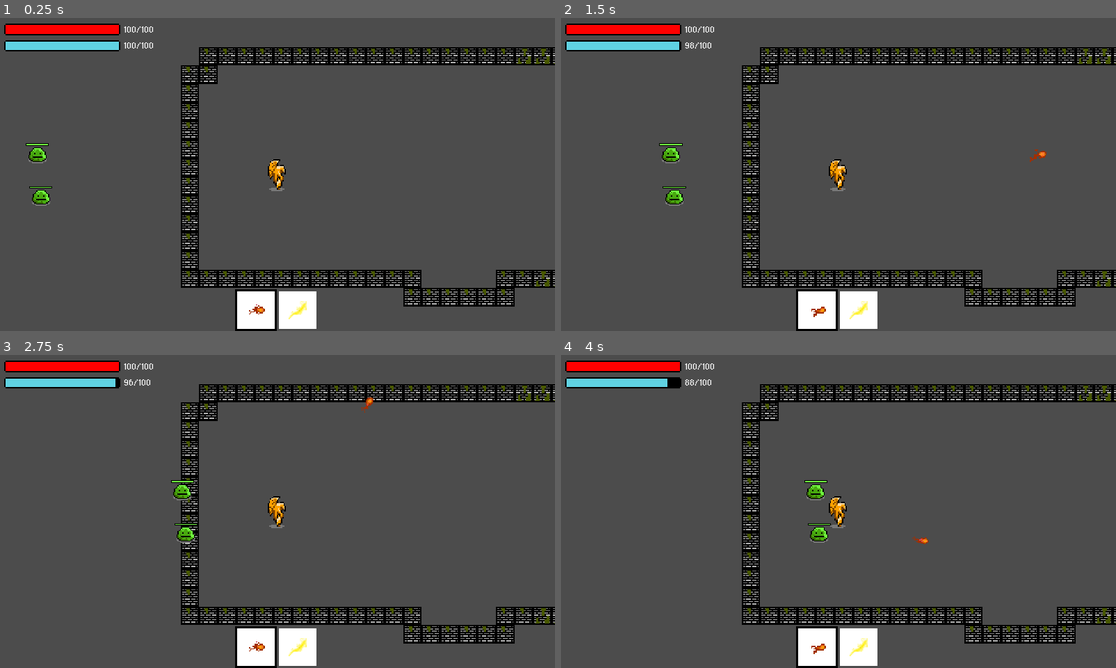
Above: before the commit, frames 1-4 (two rows, left to right).
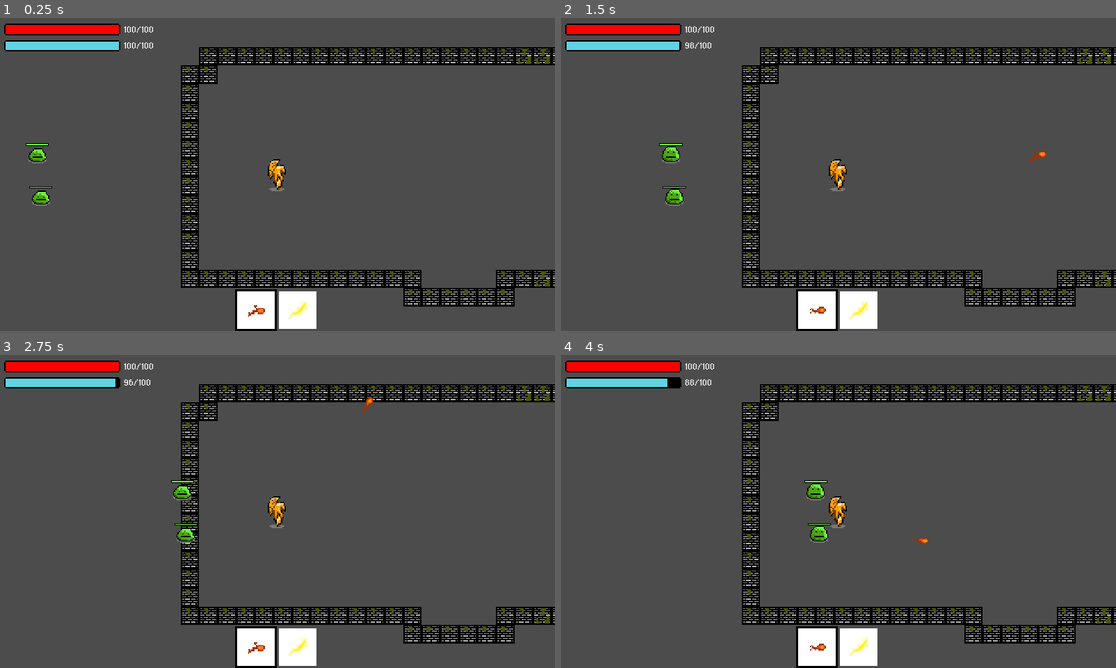
Above: after the commit, the same moments.

Repository: jonathanlin0/Theseus
Game: Godot game, scene res://Levels/Level2.tscn
Two runs of this game, one before a commit and one after it. Both use one fixed random seed, a clock stepped at 60 frames per second and the inputs below.
Inputs (mouse positions are in pixels of both pictures, inside the frame that each line leads up to):
- Up to frame 1 (0.25 s): no input
- Up to frame 2 (1.5 s): tap Enter (ui_accept) at 0.5, 0.77 s; move the mouse to (960, 158) at 0.52 s; hold Up (ui_up) 0.53-1.28 s; click (960, 158) at 0.6 s; move the mouse to (727, 190) at 1.27 s; tap Shift at 1.35 s
- Up to frame 3 (2.75 s): tap Enter (ui_accept) at 1.52 s; move the mouse to (333, 442) at 2.02 s; hold Up (ui_up) from 2.03 s (still down); click (333, 442) at 2.1 s
- Up to frame 4 (4 s): move the mouse to (810, 574) at 2.77 s; tap Shift at 2.85 s; click (810, 574) at 2.92 s; tap Enter (ui_accept) at 3.02, 3.77 s; move the mouse to (1005, 558) at 3.52 s; release Up (ui_up) at 3.53 s; click (1005, 558) at 3.6 s

The runs differ from the first frame. In frame 1, 0.1% of the frame differs, in the area x 5-48%, y 41-96%; in frame 2, less than 0.1%; in frame 3, 0.1%; in frame 4, less than 0.1%.

Commit message:
Added Damage Flashes

Diff:
--- a/Theseus/Characters/Player.gd
+++ b/Theseus/Characters/Player.gd
@@ -12,6 +12,7 @@
 # used so that the player can only damage an enemy once per swing
 var can_damage = true
 
+# if player is currently sprinting or not
 var sprint = false
 
 const FIREBALL = preload("res://Weapons/Fireball.tscn")
@@ -20,6 +21,9 @@
 var knockback = false
 var knockback_dir = "left"
 var kb_power
+
+# used to track changes in player health
+var previous_health = master_data.health
 
 func _input(event):
 
@@ -190,7 +194,20 @@
 				if enemy_name in obj.name:
 					obj.damage(master_data.sword_damage * master_data.melee_multiplier)
 
+	if master_data.health != previous_health:
+		flash()
+	previous_health = master_data.health
+
+
 	velocity = move_and_slide(velocity)
+
+func flash():
+	# good flash shader tutorial
+	# https://www.youtube.com/watch?v=ctevHwoRl24
+	$CharacterAnimatedSprite.material.set_shader_param("flash_modifier", 1)
+	$SwordAnimation.material.set_shader_param("flash_modifier", 1)
+	$flash_timer.start()
+
 
 func _knockback(var dir, var powa):
 	kb_power = powa
@@ -212,3 +229,8 @@
 
 func _on_knockback_timeout():
 	knockback = false
+
+
+func _on_flash_timer_timeout():
+	$CharacterAnimatedSprite.material.set_shader_param("flash_modifier", 0)
+	$SwordAnimation.material.set_shader_param("flash_modifier", 0)
--- a/Theseus/Characters/Player.tscn
+++ b/Theseus/Characters/Player.tscn
@@ -22,6 +22,13 @@
 [ext_resource path="res://Misc/Sprites/item_select.png" type="Texture" id=20]
 [ext_resource path="res://Weapons/Sprites/lighting.png" type="Texture" id=21]
 [ext_resource path="res://Weapons/Sprites/fireball.png" type="Texture" id=22]
+[ext_resource path="res://Shaders/flash.tres" type="Shader" id=23]
+
+[sub_resource type="ShaderMaterial" id=104]
+resource_local_to_scene = true
+shader = ExtResource( 23 )
+shader_param/flash_color = Color( 1, 1, 1, 1 )
+shader_param/flash_modifier = 0.0
 
 [sub_resource type="AtlasTexture" id=67]
 atlas = ExtResource( 13 )
@@ -149,6 +156,12 @@
 [sub_resource type="CapsuleShape2D" id=18]
 radius = 8.0
 height = 6.0
+
+[sub_resource type="ShaderMaterial" id=105]
+resource_local_to_scene = true
+shader = ExtResource( 23 )
+shader_param/flash_color = Color( 1, 1, 1, 1 )
+shader_param/flash_modifier = 0.0
 
 [sub_resource type="AtlasTexture" id=90]
 atlas = ExtResource( 12 )
@@ -270,8 +283,10 @@
 script = ExtResource( 5 )
 
 [node name="CharacterAnimatedSprite" type="AnimatedSprite" parent="."]
+material = SubResource( 104 )
 frames = SubResource( 17 )
 animation = "run_right"
+frame = 2
 playing = true
 
 [node name="MainCollisionBox" type="CollisionShape2D" parent="."]
@@ -284,11 +299,11 @@
 
 [node name="SwordAnimation" type="AnimatedSprite" parent="."]
 visible = false
+material = SubResource( 105 )
 position = Vector2( -0.500003, 1.19209e-06 )
 scale = Vector2( 0.697917, 0.708333 )
 frames = SubResource( 24 )
 animation = "down"
-frame = 2
 playing = true
 
 [node name="SwordSwingAreas" type="Position2D" parent="."]
@@ -402,7 +417,7 @@
 [node name="Fire_animation" type="AnimatedSprite" parent="Hotbar"]
 position = Vector2( 222, 252 )
 frames = SubResource( 101 )
-frame = 1
+frame = 2
 playing = true
 
 [node name="lightning_animation" type="AnimatedSprite" parent="Hotbar"]
@@ -429,6 +444,10 @@
 [node name="knockback" type="Timer" parent="."]
 wait_time = 0.5
 
+[node name="flash_timer" type="Timer" parent="."]
+wait_time = 0.15
+
 [connection signal="animation_finished" from="SwordAnimation" to="." method="_on_SwordAnimation_animation_finished"]
 [connection signal="timeout" from="ManaRecharge" to="." method="_on_ManaRecharge_timeout"]
 [connection signal="timeout" from="knockback" to="." method="_on_knockback_timeout"]
+[connection signal="timeout" from="flash_timer" to="." method="_on_flash_timer_timeout"]
--- a/Theseus/Enemies/Slime/Small_Slime.gd
+++ b/Theseus/Enemies/Slime/Small_Slime.gd
@@ -62,6 +62,11 @@
 	$knockback.start()
 	knockback = true
 	health -= dmg
+	flash()
+
+func flash():
+	$AnimatedSprite.material.set_shader_param("flash_modifier", 1)
+	$flash_timer.start()
 
 func dead():
 	$AnimatedSprite.play("death")
@@ -75,3 +80,7 @@
 
 func _on_knockback_timeout():
 	knockback = false
+
+
+func _on_flash_timer_timeout():
+	$AnimatedSprite.material.set_shader_param("flash_modifier", 0)
--- a/Theseus/Enemies/Slime/Small_Slime.tscn
+++ b/Theseus/Enemies/Slime/Small_Slime.tscn
@@ -1,9 +1,16 @@
-[gd_scene load_steps=21 format=2]
+[gd_scene load_steps=23 format=2]
 
 [ext_resource path="res://Misc/Health_Bar.tscn" type="PackedScene" id=1]
 [ext_resource path="res://Enemies/Slime/Small_Slime.gd" type="Script" id=2]
 [ext_resource path="res://Enemies/Sprites/Slime/slime_death_10.png" type="Texture" id=3]
 [ext_resource path="res://Enemies/Sprites/Slime/small_slime.png" type="Texture" id=4]
+[ext_resource path="res://Shaders/flash.tres" type="Shader" id=5]
+
+[sub_resource type="ShaderMaterial" id=17]
+resource_local_to_scene = true
+shader = ExtResource( 5 )
+shader_param/flash_color = Color( 1, 1, 1, 1 )
+shader_param/flash_modifier = 0.0
 
 [sub_resource type="AtlasTexture" id=1]
 atlas = ExtResource( 4 )
@@ -81,9 +88,9 @@
 script = ExtResource( 2 )
 
 [node name="AnimatedSprite" type="AnimatedSprite" parent="."]
+material = SubResource( 17 )
 frames = SubResource( 15 )
 animation = "idle"
-frame = 3
 playing = true
 
 [node name="CollisionShape2D" type="CollisionShape2D" parent="."]
@@ -100,5 +107,9 @@
 [node name="knockback" type="Timer" parent="."]
 wait_time = 0.5
 
+[node name="flash_timer" type="Timer" parent="."]
+wait_time = 0.15
+
 [connection signal="animation_finished" from="AnimatedSprite" to="." method="_on_AnimatedSprite_animation_finished"]
 [connection signal="timeout" from="knockback" to="." method="_on_knockback_timeout"]
+[connection signal="timeout" from="flash_timer" to="." method="_on_flash_timer_timeout"]
--- /dev/null
+++ b/Theseus/Shaders/flash.tres
@@ -0,0 +1,13 @@
+[gd_resource type="Shader" format=2]
+
+[resource]
+code = "shader_type canvas_item;
+
+uniform vec4 flash_color: hint_color = vec4(1.0);
+uniform float flash_modifier: hint_range(0.0, 1.0) = 0;
+
+void fragment() {
+	vec4 color = texture(TEXTURE, UV);
+	color.rgb = mix(color.rgb, flash_color.rgb, flash_modifier);
+	COLOR = color;
+}"
--- a/Theseus/Weapons/Lightning.gd
+++ b/Theseus/Weapons/Lightning.gd
@@ -35,7 +35,14 @@
 	return sqrt((net_x * net_x) + (net_y * net_y))
 
 func _on_Lightning_body_entered(body):
-	if body.name != "Player" and body.name.find("TileMap") == -1:
+
+	var is_enemy = false
+	for enemy_name in master_data.enemy_names:
+		if body.name.find(enemy_name) != -1:
+			is_enemy = true
+
+	if body.name != "Player" and is_enemy == true:
+
 		# add the current object that the lightning hit to the list of objects that have been hit
 		# do this so that current obj isn't considered when analyzing which obj is the closest to lightning
 		hit_objects.append(body.name)
@@ -70,6 +77,8 @@
 
 				# change unit vectorf
 				unit_vector = master_data.get_unit_vector(closest_obj.global_position.x - global_position.x, closest_obj.global_position.y - global_position.y)
+
+				# add the current obj to list of hit objects so that lightning won
 				hit_objects.append(closest_obj.name)
 			if closest_obj == null:
 				queue_free()
Not shown: 1 places in Theseus/Characters/Player.tscn that only renumber resources
